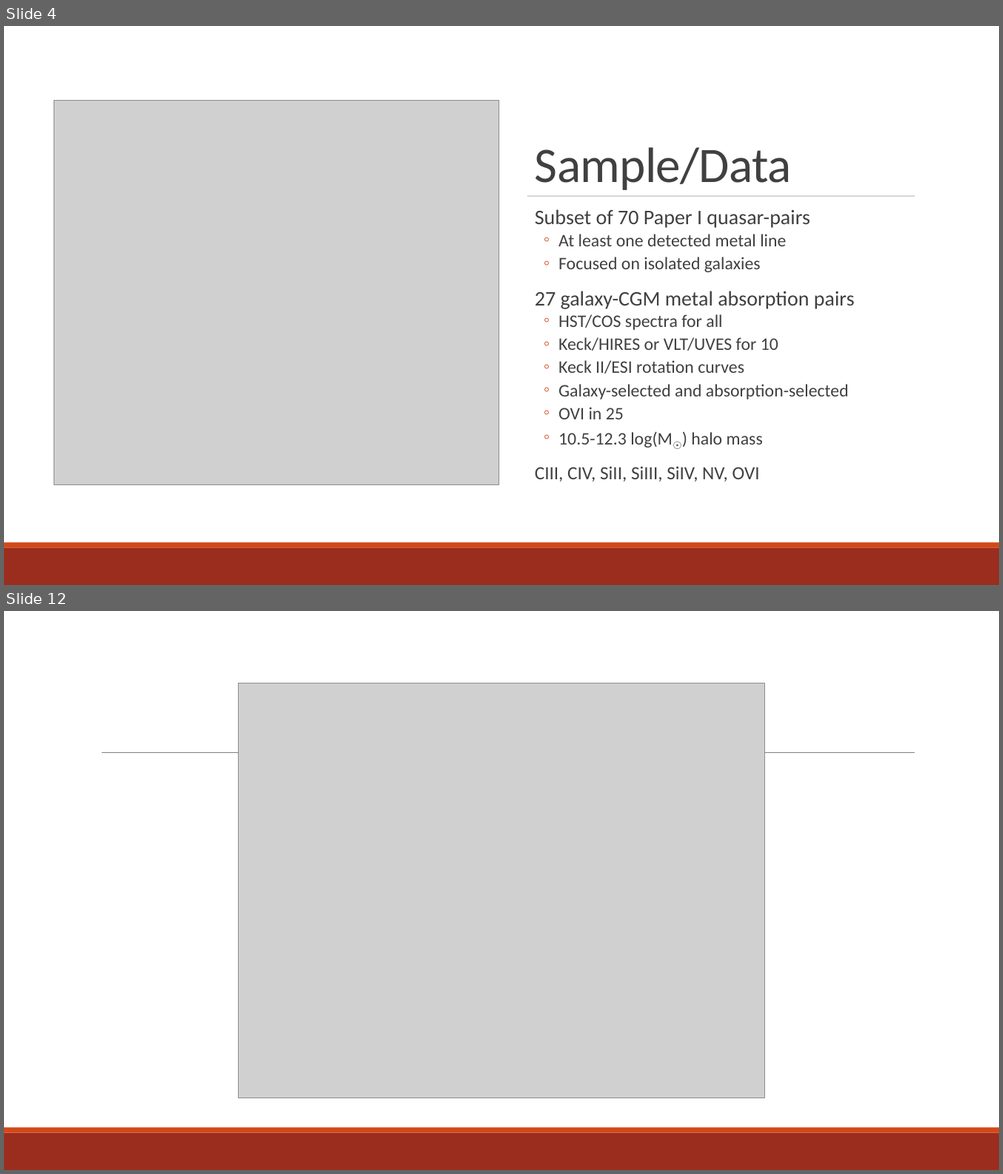
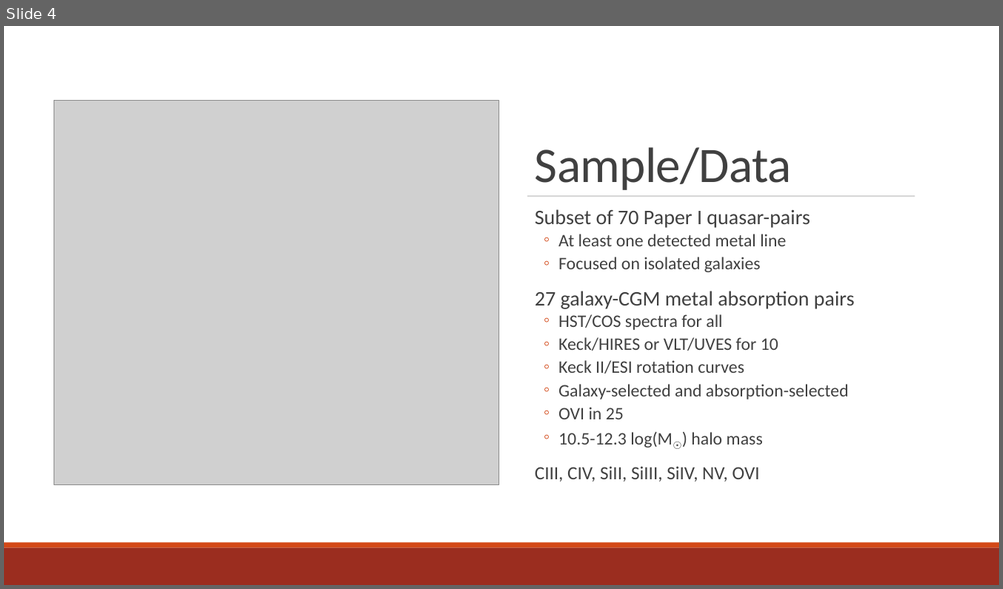
Before and after one commit to brockparker/Coursework, a slide deck: CGM_Group_12012023.pptx. Shown one above the other, each under a label of ours: slides 4 and 12 before the commit, slide 4 after it; the slides between them are not shown. The pictures are 1003x1174 and 1003x589 pixels, drawn with LibreOffice and Linux fonts; fonts in the diff are those of the drawing; grey boxes stand for pictures. Boxes give left, top, right and bottom in pixels: in the first picture for what was removed or moved away, otherwise in the second. Text is boxed around its words. In the diff, an @@ line names an element or a change of style, - is before the commit and + after.

```diff
--- a/CGM_Group_12012023.pptx
+++ b/CGM_Group_12012023.pptx
@@ slide 12 removed at (4,611,999,1170), background #FFFFFF @@
@@ picture removed at (239,684,764,1098) @@
@@ line removed from (102, 753) to (915, 753) @@
@@ rectangle removed at (4,1133,999,1170) @@
@@ rectangle removed at (4,1128,999,1133) @@
```
Also in this commit, not shown: 4 slides changed, 4 slides added, 7 other slides removed.
